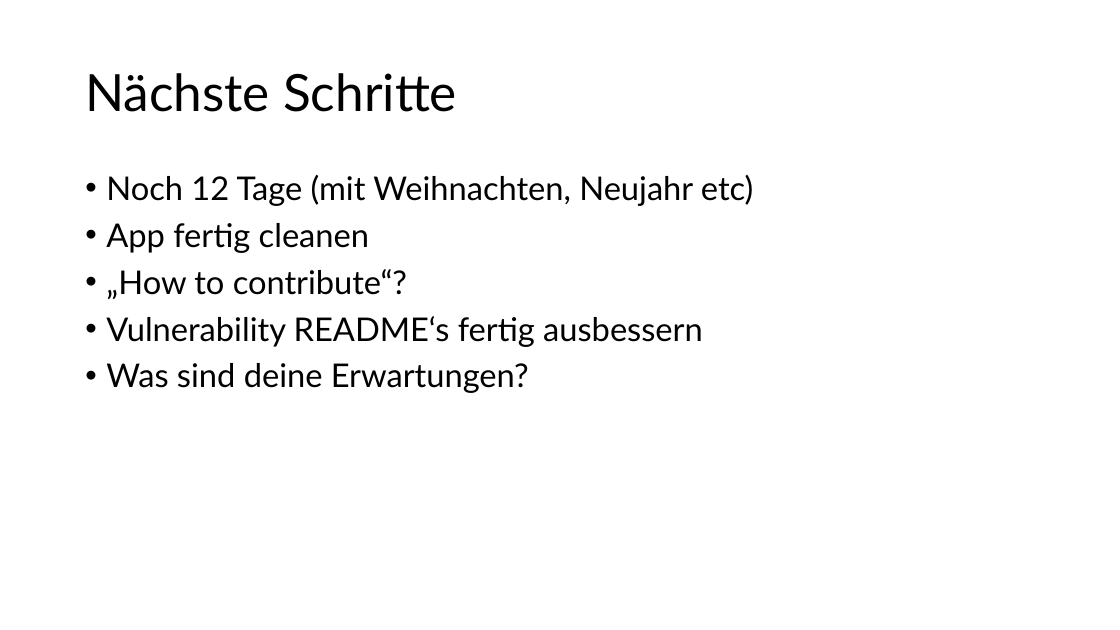
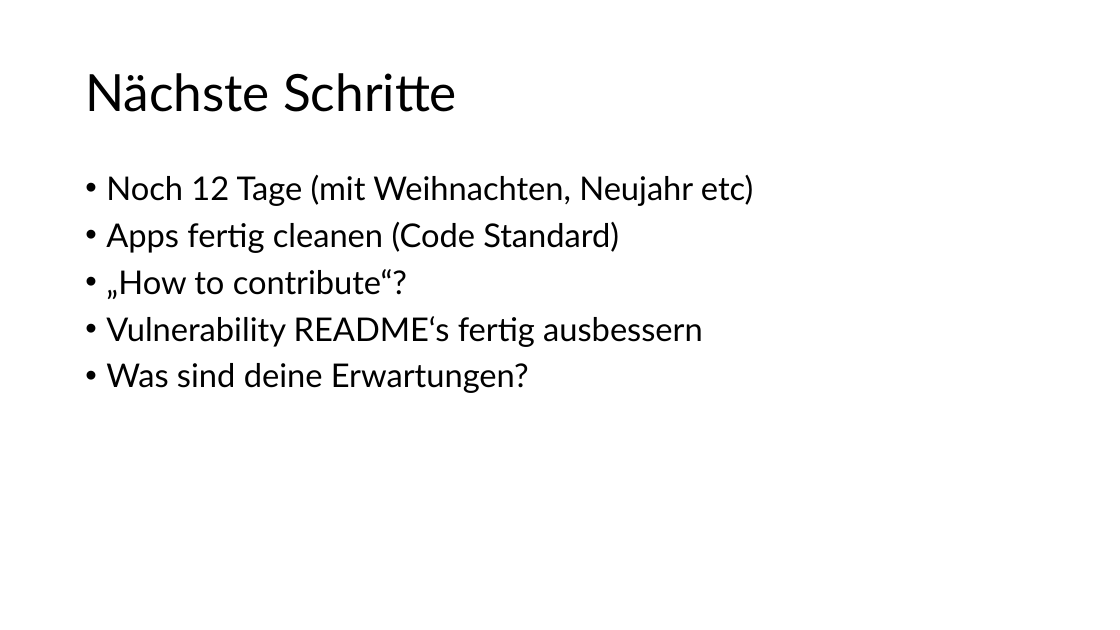
Before and after one commit to domi-cmd/Reference_Application_for_OWASP_MASTG, a slide deck: slide 20 of dev_documents/meetings/meeting_07/meeting_07.pptx (slide 18 before the commit). Drawn at 1120x630 pixels with LibreOffice and Linux fonts; fonts in the diff are those of the drawing. Boxes give left, top, right and bottom in pixels: in the first picture for what was removed or moved away, otherwise in the second. Text is boxed around its words. In the diff, an @@ line names an element or a change of style, - is before the commit and + after.

```diff
--- a/dev_documents/meetings/meeting_07/meeting_07.pptx
+++ b/dev_documents/meetings/meeting_07/meeting_07.pptx
@@ text at (106,222,619,253): text changed @@
-• App fertig cleanen
+• Apps fertig cleanen (Code Standard)
```
Also in this commit, not shown: 1 other slide changed, 2 slides added, 5 other files.
